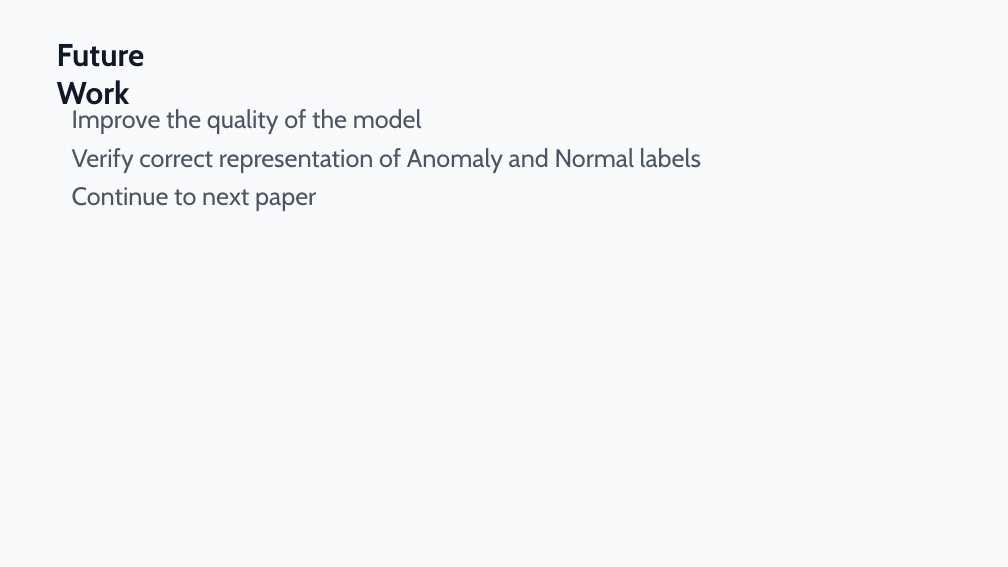
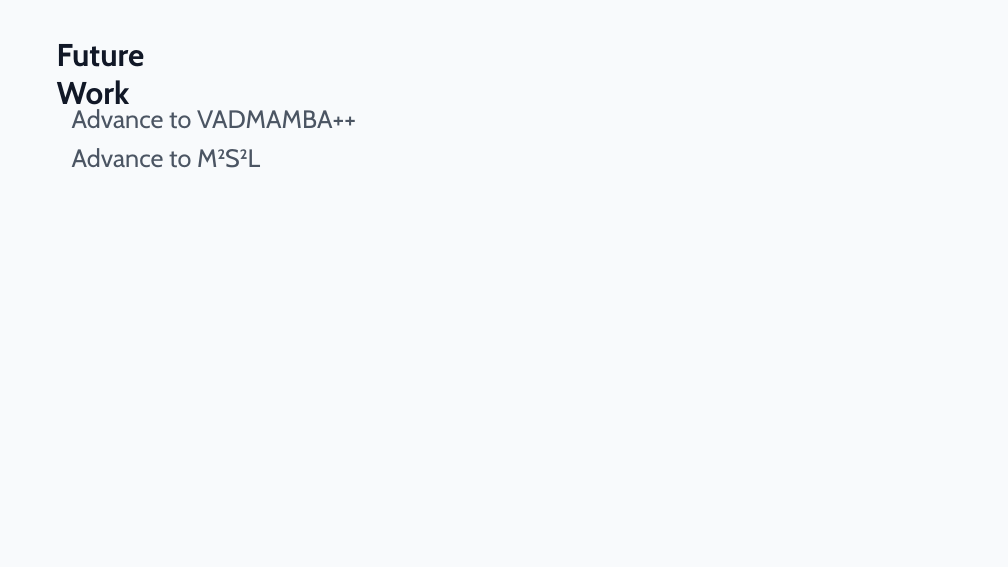
Before and after one commit to zeroxred/research, a slide deck: slide 10 of presentations/08_weekly_summary_stnmamba.pptx. Drawn at 1008x567 pixels with LibreOffice and Linux fonts; fonts in the diff are those of the drawing. Boxes give left, top, right and bottom in pixels: in the first picture for what was removed or moved away, otherwise in the second. Text is boxed around its words. In the diff, an @@ line names an element or a change of style, - is before the commit and + after.

```diff
--- a/presentations/08_weekly_summary_stnmamba.pptx
+++ b/presentations/08_weekly_summary_stnmamba.pptx
@@ text at box(72, 109, 356, 168): text changed @@
-Improve the quality of the model
-Verify correct representation of Anomaly and Normal labels
-Continue to next paper
+Advance to VADMAMBA++
+Advance to M²S²L
```
Also in this commit, not shown: 1 other slide changed, 1 slide added, 1 slide removed.
